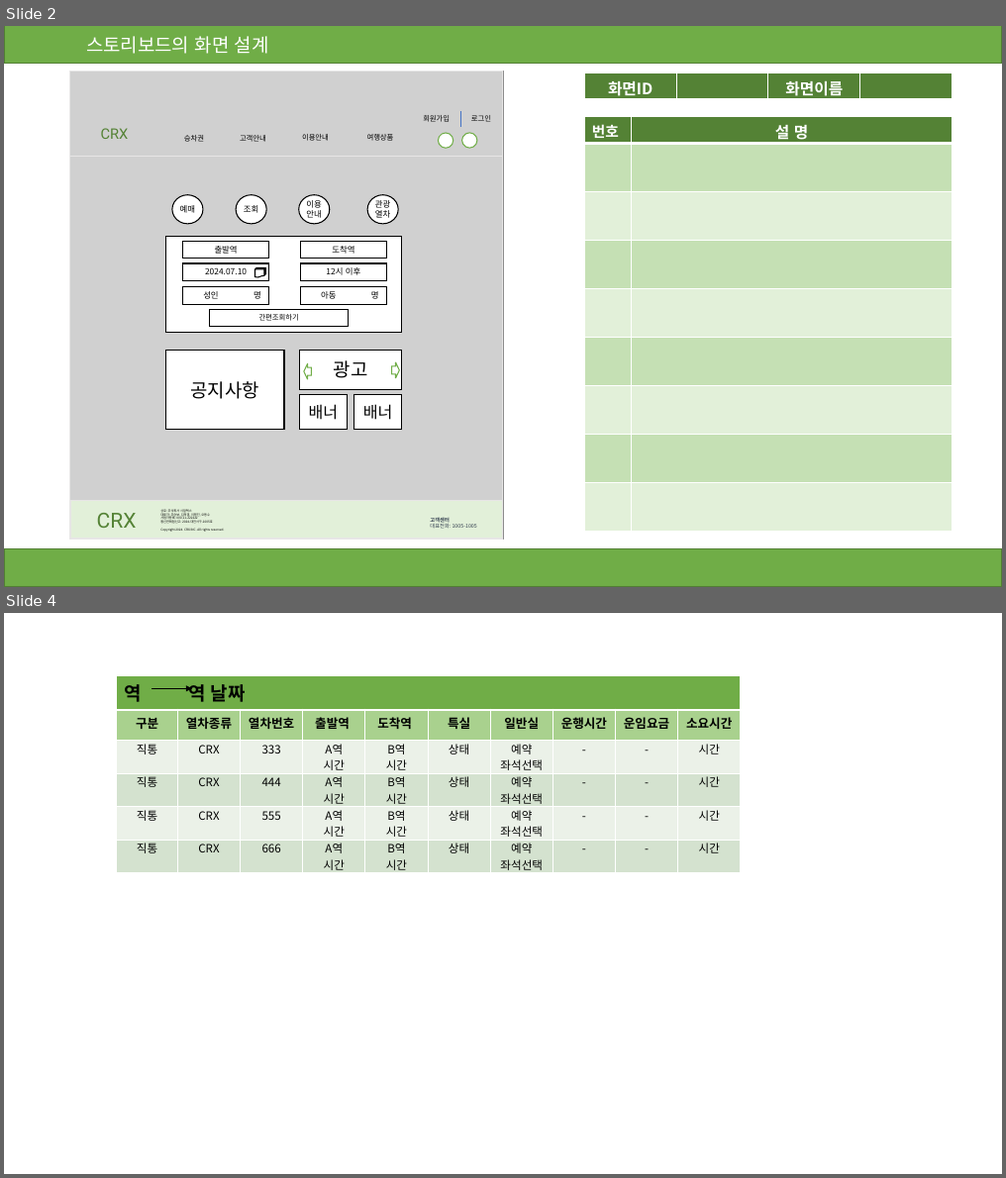
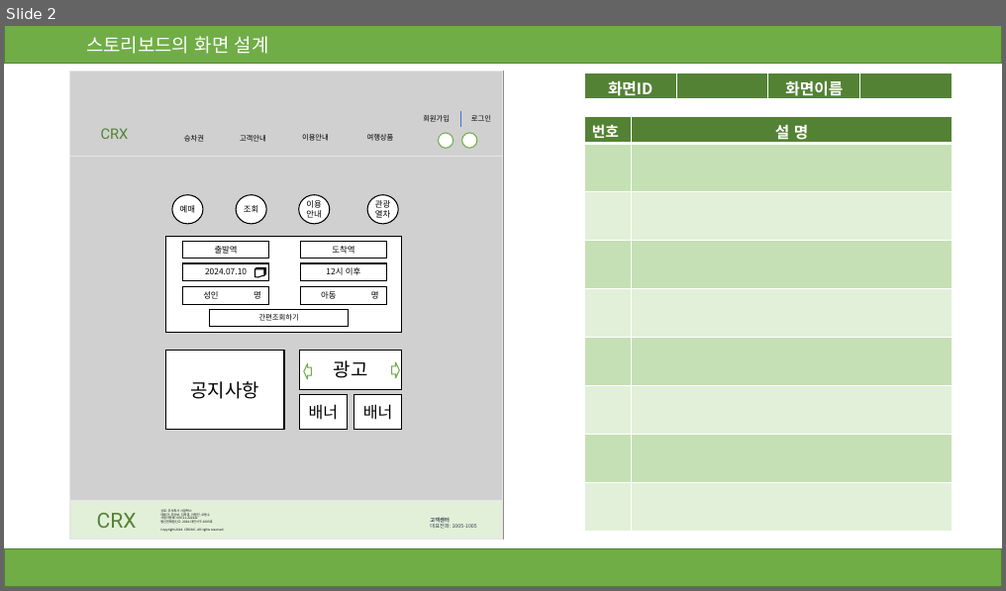
Before and after one commit to chusbo/ChooseRail, a slide deck: 이영진/(이영진)CRX-PPT.pptx. Shown one above the other, each under a label of ours: slides 2 and 4 before the commit, slide 2 after it; the slides between them are not shown. The pictures are 1006x1178 and 1006x591 pixels, drawn with LibreOffice and Linux fonts; fonts in the diff are those of the drawing; grey boxes stand for pictures. Boxes give left, top, right and bottom in pixels: in the first picture for what was removed or moved away, otherwise in the second. Text is boxed around its words. In the diff, an @@ line names an element or a change of style, - is before the commit and + after.

```diff
--- a/이영진/(이영진)CRX-PPT.pptx
+++ b/이영진/(이영진)CRX-PPT.pptx
@@ slide 4 removed at box(4, 613, 1002, 1174), background #FFFFFF @@
@@ table removed at box(116, 675, 744, 877), 6 rows, 10 columns @@
-역 역 날짜 |  |  |  |  |  |  |  |  | 
-구분 | 열차종류 | 열차번호 | 출발역 | 도착역 | 특실 | 일반실 | 운행시간 | 운임요금 | 소요시간
-직통 | CRX | 333 | A역 / 시간 | B역 / 시간 | 상태 | 예약 / 좌석선택 | - | - | 시간
-직통 | CRX | 444 | A역 / 시간 | B역 / 시간 | 상태 | 예약 / 좌석선택 | - | - | 시간
-직통 | CRX | 555 | A역 / 시간 | B역 / 시간 | 상태 | 예약 / 좌석선택 | - | - | 시간
-직통 | CRX | 666 | A역 / 시간 | B역 / 시간 | 상태 | 예약 / 좌석선택 | - | - | 시간
@@ arrow removed from (152, 688) to (192, 688) @@
```
Also in this commit, not shown: 4 slides changed, 1 other file.
